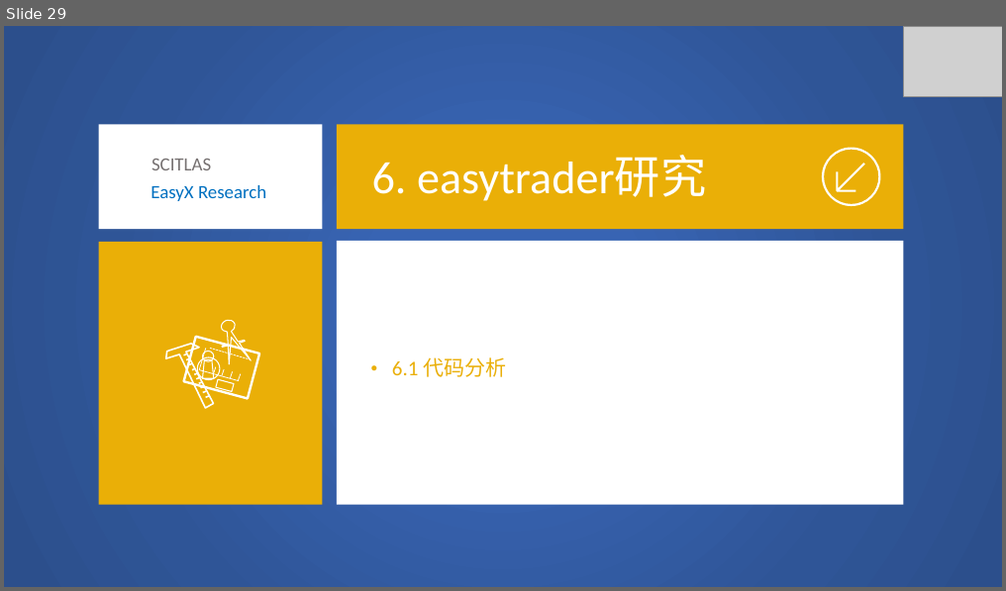
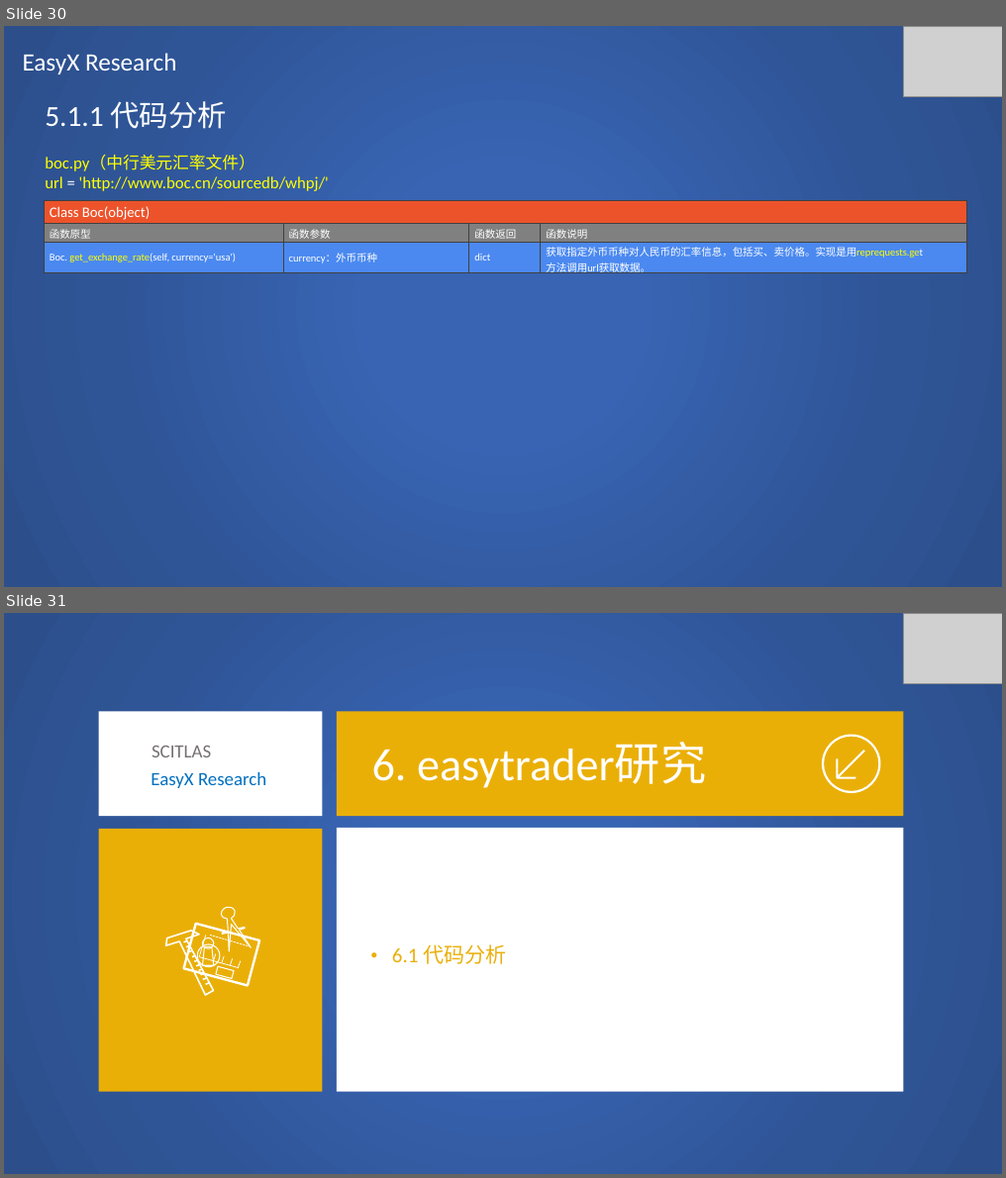
Before and after one commit to SCITLAS/Stellar, a slide deck: Research/easyx_research.pptx. Shown one above the other, each under a label of ours: slide 29 before the commit, slides 30 and 31 after it. The pictures are 1006x591 and 1006x1178 pixels, drawn with LibreOffice and Linux fonts; fonts in the diff are those of the drawing; grey boxes stand for pictures. Boxes give left, top, right and bottom in pixels: in the first picture for what was removed or moved away, otherwise in the second. Text is boxed around its words. In the diff, an @@ line names an element or a change of style, - is before the commit and + after.

```diff
--- a/Research/easyx_research.pptx
+++ b/Research/easyx_research.pptx
@@ slide 30 added at [4,26,1002,587], background #FFFFFF @@
@@ rectangle added at [4,26,1002,587], fill gradient #3864B3 to #2F5597 to #2C4F8C @@
@@ text added at [23,53,177,75], 24 pt, text #FFFFFF @@
+EasyX Research
@@ picture added at [903,26,1002,96] @@
@@ text added at [45,101,329,191], 16 pt, text #FFFF00 @@
+5.1.1 代码分析
+boc.py（中行美元汇率文件）
+url = 'http://www.boc.cn/sourcedb/whpj/'
@@ table added at [44,200,966,278], 3 rows, 4 columns @@
+Class Boc(object) |  |  | 
+函数原型 | 函数参数 | 函数返回 | 函数说明
+Boc. get_exchange_rate(self, currency='usa') | currency：外币币种 | dict | 获取指定外币币种对人民币的汇率信息，包括买、卖价格。实现是用reprequests.get 方法调用url获取数据。
@@ what was slide 29 is now slide 31 @@
```
Also in this commit, not shown: 1 other slide added.
